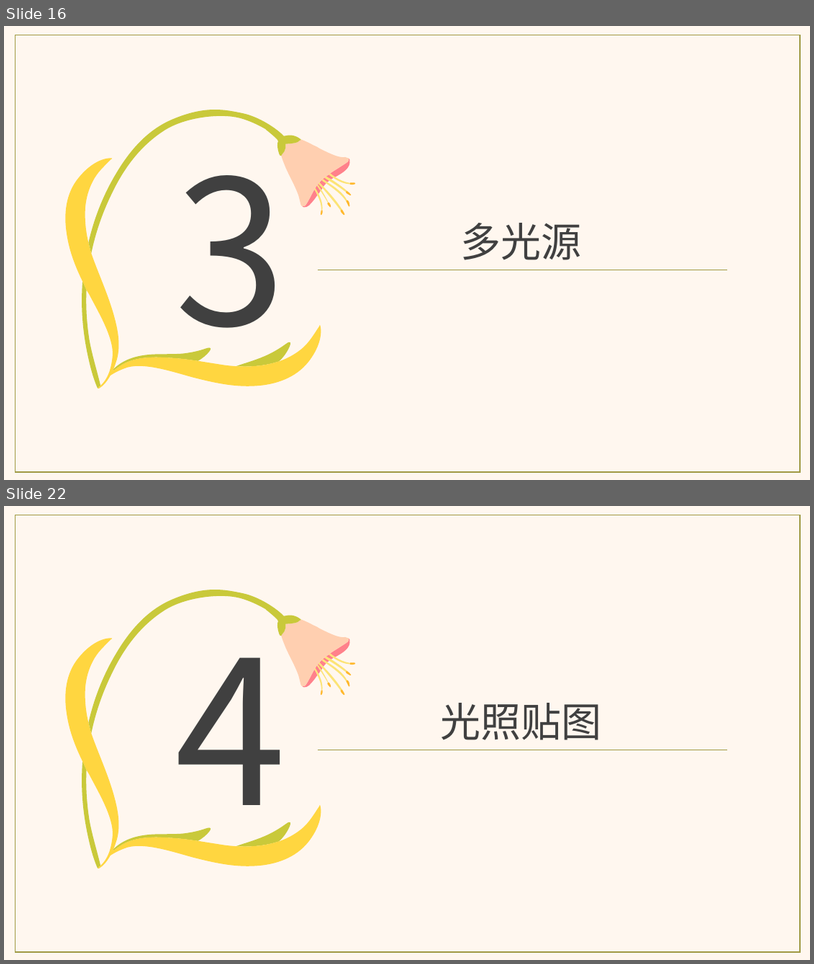
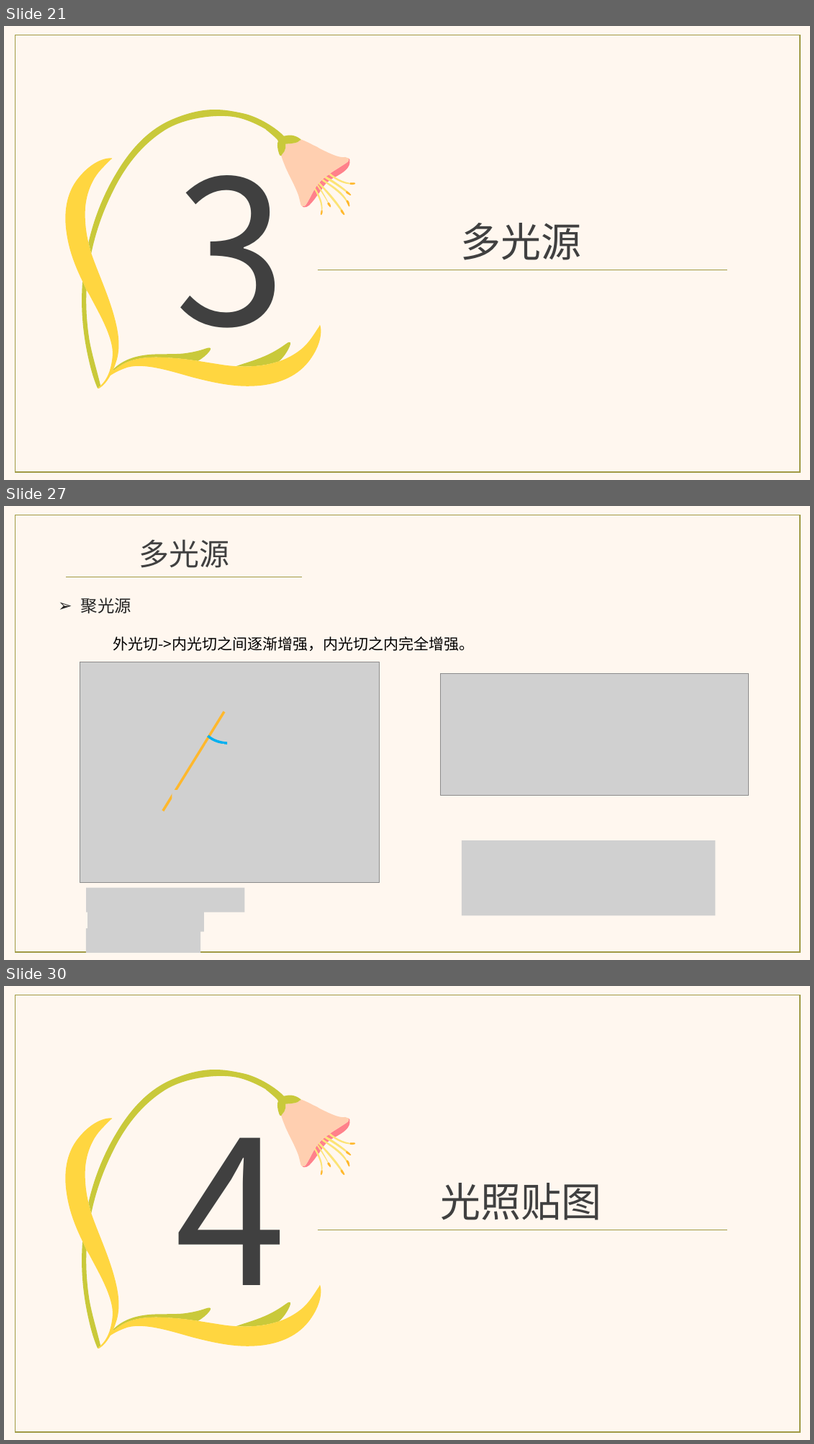
Before and after one commit to aliwanzi/Learn_OpenGL, a slide deck: resources/doc/LearnOpenGL_02.pptx. Shown one above the other, each under a label of ours: slides 16 and 22 before the commit, slides 21, 27 and 30 after it; the slides between them are not shown. The pictures are 814x964 and 814x1444 pixels, drawn with LibreOffice and Linux fonts; fonts in the diff are those of the drawing; grey boxes stand for pictures. Boxes give left, top, right and bottom in pixels: in the first picture for what was removed or moved away, otherwise in the second. Text is boxed around its words. In the diff, an @@ line names an element or a change of style, - is before the commit and + after.

```diff
--- a/resources/doc/LearnOpenGL_02.pptx
+++ b/resources/doc/LearnOpenGL_02.pptx
@@ slide 27 added at [4, 506, 810, 960], background #FFF7EF @@
@@ rectangle added at [16, 515, 801, 952], outline #A09A45 1 pt @@
@@ text added at [139, 539, 229, 568], 36 pt, text #404040 @@
+多光源
@@ line added from (67, 577) to (302, 577), #A09A45 0.5 pt @@
@@ text added at [81, 597, 131, 613], 20 pt, text #222222 @@
+➢ 聚光源
@@ text added at [113, 636, 474, 651], 18 pt, text #000000 @@
+外光切->内光切之间逐渐增强，内光切之内完全增强。
@@ picture added at [441, 674, 749, 795] @@
@@ group added at [80, 662, 380, 882]: 3 pictures, 1 line, 1 arc (boxed as its full ellipse) @@
@@ picture added at [462, 840, 716, 915] @@
@@ picture added at [86, 888, 244, 912] @@
@@ picture added at [88, 907, 204, 932] @@
@@ picture added at [86, 928, 201, 952] @@
@@ what was slide 16 is now slide 21 @@
@@ what was slide 22 is now slide 30 @@
```
Also in this commit, not shown: 18 slides changed, 10 other slides added, 3 slides removed.
